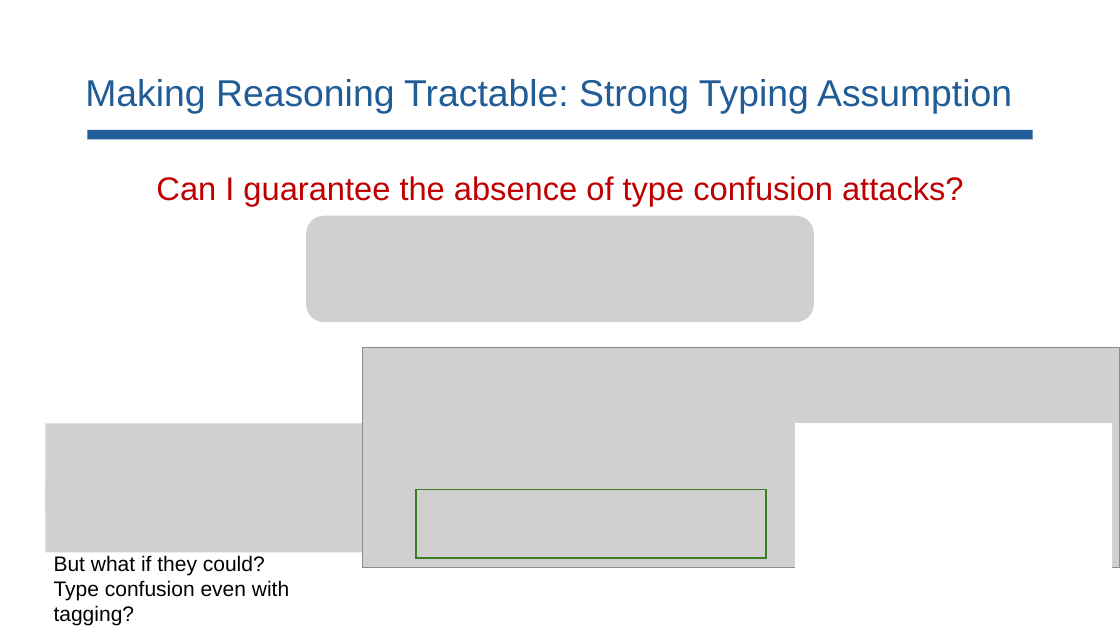
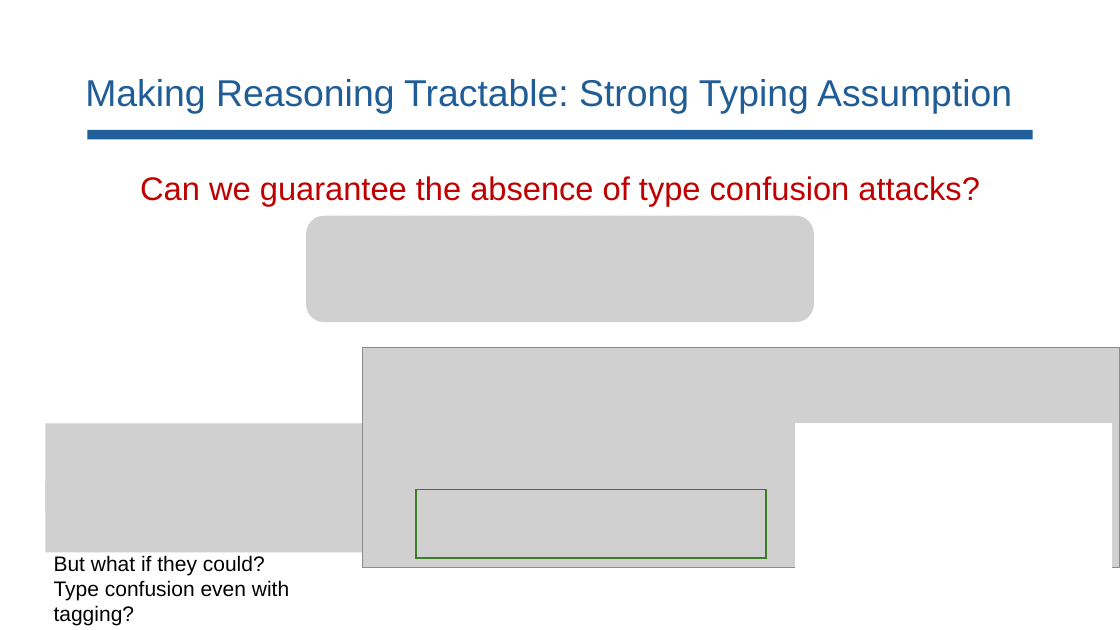
Before and after one commit to lorchrob/comp_slides, a slide deck: slide 90 of comp.pptx. Drawn at 1120x630 pixels with LibreOffice and Linux fonts; fonts in the diff are those of the drawing; grey boxes stand for pictures. Boxes give left, top, right and bottom in pixels: in the first picture for what was removed or moved away, otherwise in the second. Text is boxed around its words. In the diff, an @@ line names an element or a change of style, - is before the commit and + after.

```diff
--- a/comp.pptx
+++ b/comp.pptx
@@ text at (140, 176, 980, 206): text changed @@
-Can I guarantee the absence of type confusion attacks?
+Can we guarantee the absence of type confusion attacks?
```
Also in this commit, not shown: 36 other slides changed, 6 slides added.
